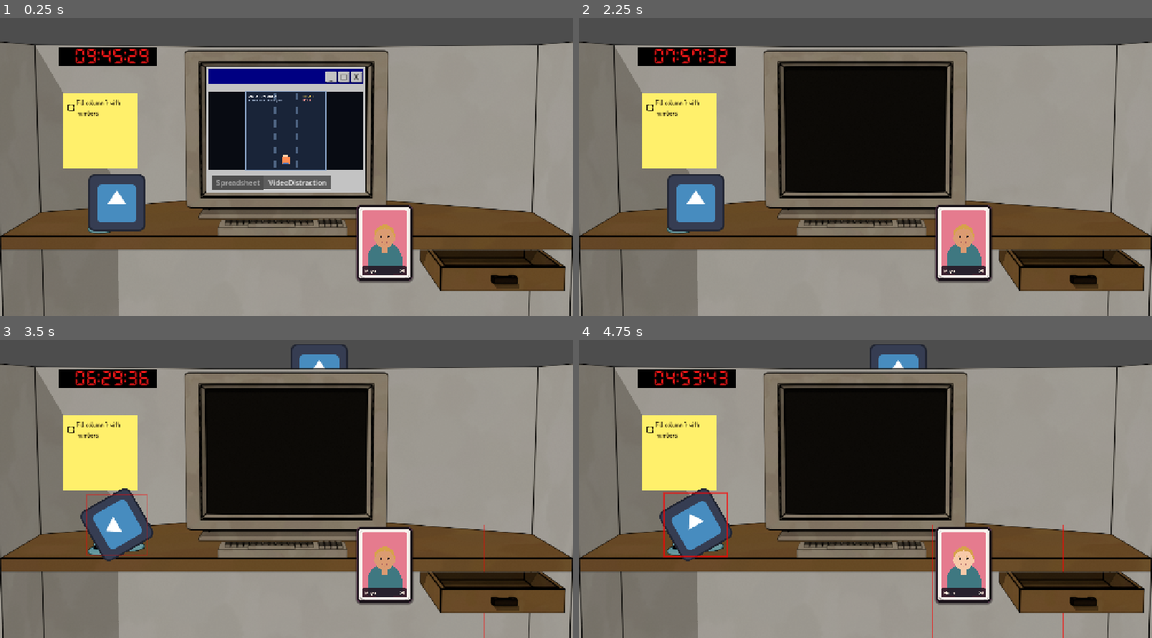
Above: before the commit, frames 1-4 (two rows, left to right).
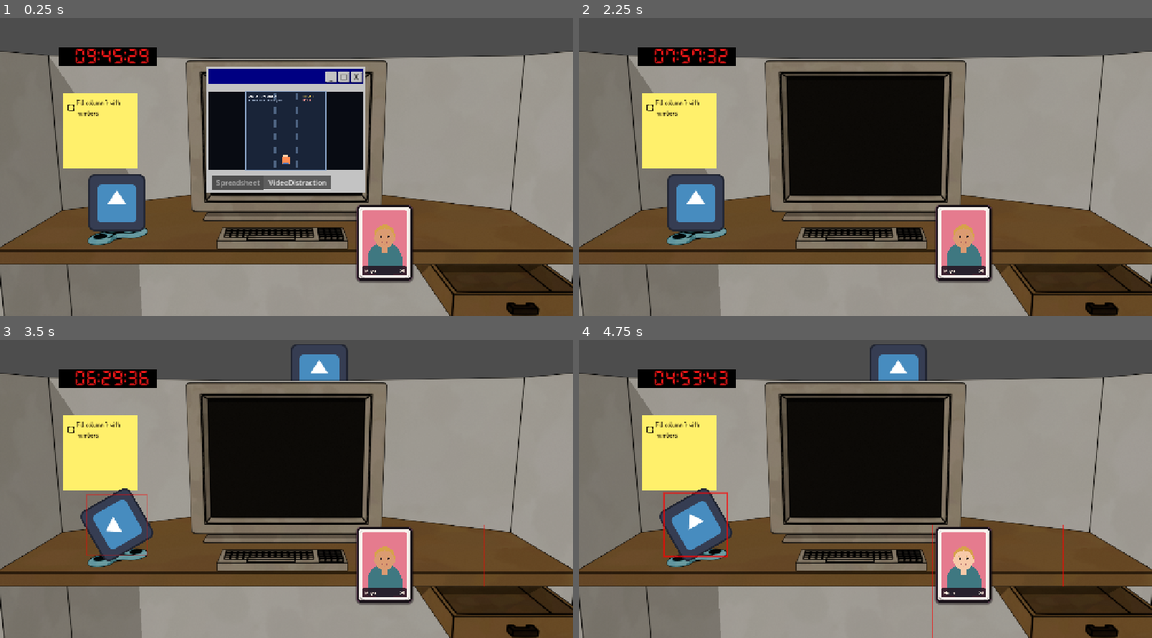
Above: after the commit, the same moments.

Repository: Jelleas/gmtk-2026
Game: Godot game, scene res://src/office/office.tscn
Same seed, same stepped clock (60 frames per second), same inputs: the game is played once before the commit and once after it. This scene is started directly instead of the project's main scene. The engine's default icon, where the game draws it, is replaced by a stand-in: a white triangle on a blue panel in a dark square.
Inputs (mouse positions are in pixels of both pictures, inside the frame that each line leads up to):
- Up to frame 1 (0.25 s): no input
- Up to frame 2 (2.25 s): click "_" at 0.5 s; click "□" at 1.25 s; click "X" at 2 s
- Up to frame 3 (3.5 s): tap Enter at 2.75 s; drag from (114, 524) to (343, 405) at 2.77 s
- Up to frame 4 (4.75 s): drag from (962, 563) to (693, 524) at 3.52 s; move the mouse to (922, 405) at 4.27 s; hold Right from 4.28 s (still down); tap 2 at 4.35 s

The runs differ from the first frame. In frame 1, 21% of the frame differs, in the area x 0-100%, y 7-100%; in frame 2, 22%; in frame 3, 22%; in frame 4, 22%.

Commit message:
change to 28mm focal length

Diff:
--- a/src/office/office_view.tscn
+++ b/src/office/office_view.tscn
@@ -1,106 +1,43 @@
 [gd_scene format=3 uid="uid://vfw2c4ylf0ob"]
 
-[ext_resource type="Texture2D" uid="uid://dcpjic2k3li7m" path="res://resources/images/cubicle.png" id="1_njq1x"]
-[ext_resource type="Texture2D" uid="uid://dxjnf4vokq43b" path="res://resources/images/desk.png" id="2_f2vto"]
-[ext_resource type="Texture2D" uid="uid://djq0b6sik4lfi" path="res://resources/images/screen_big.png" id="3_njq1x"]
-[ext_resource type="Texture2D" uid="uid://6id4kgplte8j" path="res://resources/images/drawer.png" id="4_4toum"]
-[ext_resource type="Texture2D" uid="uid://cgs3ql80lfoxx" path="res://resources/images/keyboard.png" id="5_f2vto"]
+[ext_resource type="Texture2D" uid="uid://ctonnthnl437k" path="res://resources/images/cubicle-28mm.png" id="1_4toum"]
+[ext_resource type="Texture2D" uid="uid://cj40lc5tqod7i" path="res://resources/images/desk-28mm.png" id="2_8664f"]
+[ext_resource type="Texture2D" uid="uid://bjhrtd4552dsc" path="res://resources/images/screen-28mm.png" id="3_lefqp"]
+[ext_resource type="Texture2D" uid="uid://cj3nogtr4c6c0" path="res://resources/images/drawer-28mm.png" id="4_ovhle"]
 [ext_resource type="Script" uid="uid://egprfxwnyopd" path="res://src/office/office_drawer.gd" id="6_drawer"]
-[ext_resource type="Texture2D" uid="uid://dqtrmve8qe6co" path="res://resources/images/fidget.png" id="7_4toum"]
+[ext_resource type="Texture2D" uid="uid://basl6ue72ljoi" path="res://resources/images/keyboard-28mm.png" id="6_via51"]
+[ext_resource type="Texture2D" uid="uid://d0hdtyhc8xyxn" path="res://resources/images/fidget-28mm.png" id="7_yhiwx"]
 
-[sub_resource type="AtlasTexture" id="AtlasTexture_8664f"]
-atlas = ExtResource("4_4toum")
+[sub_resource type="AtlasTexture" id="AtlasTexture_s6gf3"]
+atlas = ExtResource("4_ovhle")
 region = Rect2(0, 0, 1280, 720)
 
-[sub_resource type="AtlasTexture" id="AtlasTexture_lefqp"]
-atlas = ExtResource("4_4toum")
+[sub_resource type="AtlasTexture" id="AtlasTexture_eahjm"]
+atlas = ExtResource("4_ovhle")
 region = Rect2(1280, 0, 1280, 720)
 
-[sub_resource type="AtlasTexture" id="AtlasTexture_ovhle"]
-atlas = ExtResource("4_4toum")
+[sub_resource type="AtlasTexture" id="AtlasTexture_qo6pi"]
+atlas = ExtResource("4_ovhle")
 region = Rect2(2560, 0, 1280, 720)
 
-[sub_resource type="AtlasTexture" id="AtlasTexture_via51"]
-atlas = ExtResource("4_4toum")
+[sub_resource type="AtlasTexture" id="AtlasTexture_1erip"]
+atlas = ExtResource("4_ovhle")
 region = Rect2(3840, 0, 1280, 720)
 
-[sub_resource type="AtlasTexture" id="AtlasTexture_yhiwx"]
-atlas = ExtResource("4_4toum")
+[sub_resource type="AtlasTexture" id="AtlasTexture_jak34"]
+atlas = ExtResource("4_ovhle")
 region = Rect2(5120, 0, 1280, 720)
 
-[sub_resource type="AtlasTexture" id="AtlasTexture_s6gf3"]
-atlas = ExtResource("4_4toum")
+[sub_resource type="AtlasTexture" id="AtlasTexture_n1tl4"]
+atlas = ExtResource("4_ovhle")
 region = Rect2(6400, 0, 1280, 720)
 
 [sub_resource type="SpriteFrames" id="SpriteFrames_6y6ft"]
 animations = [{
 "frames": [{
 "duration": 1.0,
-"texture": SubResource("AtlasTexture_8664f")
+"texture": SubResource("AtlasTexture_s6gf3")
 }, {
-"duration": 1.0,
-"texture": SubResource("AtlasTexture_lefqp")
-}, {
-"duration": 1.0,
-"texture": SubResource("AtlasTexture_ovhle")
-}, {
-"duration": 1.0,
-"texture": SubResource("AtlasTexture_via51")
-}, {
-"duration": 1.0,
-"texture": SubResource("AtlasTexture_yhiwx")
-}, {
-"duration": 1.0,
-"texture": SubResource("AtlasTexture_s6gf3")
-}],
-"loop": 0,
-"name": &"default",
-"speed": 12.0
-}]
-
-[sub_resource type="AtlasTexture" id="AtlasTexture_eahjm"]
-atlas = ExtResource("7_4toum")
-region = Rect2(0, 0, 1280, 720)
-
-[sub_resource type="AtlasTexture" id="AtlasTexture_qo6pi"]
-atlas = ExtResource("7_4toum")
-region = Rect2(1280, 0, 1280, 720)
-
-[sub_resource type="AtlasTexture" id="AtlasTexture_1erip"]
-atlas = ExtResource("7_4toum")
-region = Rect2(2560, 0, 1280, 720)
-
-[sub_resource type="AtlasTexture" id="AtlasTexture_jak34"]
-atlas = ExtResource("7_4toum")
-region = Rect2(3840, 0, 1280, 720)
-
-[sub_resource type="AtlasTexture" id="AtlasTexture_n1tl4"]
-atlas = ExtResource("7_4toum")
-region = Rect2(5120, 0, 1280, 720)
-
-[sub_resource type="AtlasTexture" id="AtlasTexture_vwhb2"]
-atlas = ExtResource("7_4toum")
-region = Rect2(6400, 0, 1280, 720)
-
-[sub_resource type="AtlasTexture" id="AtlasTexture_36bkk"]
-atlas = ExtResource("7_4toum")
-region = Rect2(7680, 0, 1280, 720)
-
-[sub_resource type="AtlasTexture" id="AtlasTexture_3q6gu"]
-atlas = ExtResource("7_4toum")
-region = Rect2(8960, 0, 1280, 720)
-
-[sub_resource type="AtlasTexture" id="AtlasTexture_l01pw"]
-atlas = ExtResource("7_4toum")
-region = Rect2(10240, 0, 1280, 720)
-
-[sub_resource type="AtlasTexture" id="AtlasTexture_3iah4"]
-atlas = ExtResource("7_4toum")
-region = Rect2(11520, 0, 1280, 720)
-
-[sub_resource type="SpriteFrames" id="SpriteFrames_t56j7"]
-animations = [{
-"frames": [{
 "duration": 1.0,
 "texture": SubResource("AtlasTexture_eahjm")
 }, {
@@ -115,7 +52,55 @@
 }, {
 "duration": 1.0,
 "texture": SubResource("AtlasTexture_n1tl4")
-}, {
+}],
+"loop": 0,
+"name": &"default",
+"speed": 12.0
+}]
+
+[sub_resource type="AtlasTexture" id="AtlasTexture_vwhb2"]
+atlas = ExtResource("7_yhiwx")
+region = Rect2(0, 0, 1280, 720)
+
+[sub_resource type="AtlasTexture" id="AtlasTexture_36bkk"]
+atlas = ExtResource("7_yhiwx")
+region = Rect2(1280, 0, 1280, 720)
+
+[sub_resource type="AtlasTexture" id="AtlasTexture_3q6gu"]
+atlas = ExtResource("7_yhiwx")
+region = Rect2(2560, 0, 1280, 720)
+
+[sub_resource type="AtlasTexture" id="AtlasTexture_l01pw"]
+atlas = ExtResource("7_yhiwx")
+region = Rect2(3840, 0, 1280, 720)
+
+[sub_resource type="AtlasTexture" id="AtlasTexture_3iah4"]
+atlas = ExtResource("7_yhiwx")
+region = Rect2(5120, 0, 1280, 720)
+
+[sub_resource type="AtlasTexture" id="AtlasTexture_v7qbc"]
+atlas = ExtResource("7_yhiwx")
+region = Rect2(6400, 0, 1280, 720)
+
+[sub_resource type="AtlasTexture" id="AtlasTexture_07fgq"]
+atlas = ExtResource("7_yhiwx")
+region = Rect2(7680, 0, 1280, 720)
+
+[sub_resource type="AtlasTexture" id="AtlasTexture_pp0gs"]
+atlas = ExtResource("7_yhiwx")
+region = Rect2(8960, 0, 1280, 720)
+
+[sub_resource type="AtlasTexture" id="AtlasTexture_8db23"]
+atlas = ExtResource("7_yhiwx")
+region = Rect2(10240, 0, 1280, 720)
+
+[sub_resource type="AtlasTexture" id="AtlasTexture_vssog"]
+atlas = ExtResource("7_yhiwx")
+region = Rect2(11520, 0, 1280, 720)
+
+[sub_resource type="SpriteFrames" id="SpriteFrames_t56j7"]
+animations = [{
+"frames": [{
 "duration": 1.0,
 "texture": SubResource("AtlasTexture_vwhb2")
 }, {
@@ -130,6 +115,21 @@
 }, {
 "duration": 1.0,
 "texture": SubResource("AtlasTexture_3iah4")
+}, {
+"duration": 1.0,
+"texture": SubResource("AtlasTexture_v7qbc")
+}, {
+"duration": 1.0,
+"texture": SubResource("AtlasTexture_07fgq")
+}, {
+"duration": 1.0,
+"texture": SubResource("AtlasTexture_pp0gs")
+}, {
+"duration": 1.0,
+"texture": SubResource("AtlasTexture_8db23")
+}, {
+"duration": 1.0,
+"texture": SubResource("AtlasTexture_vssog")
 }],
 "loop": 1,
 "name": &"default",
@@ -139,20 +139,22 @@
 [node name="OfficeView" type="Node2D" unique_id=1646300841]
 
 [node name="Cubicle" type="Sprite2D" parent="." unique_id=1034416873]
-texture = ExtResource("1_njq1x")
+texture = ExtResource("1_4toum")
 offset = Vector2(640, 360)
 
 [node name="Desk" type="Sprite2D" parent="." unique_id=1318655799]
-texture = ExtResource("2_f2vto")
+texture = ExtResource("2_8664f")
 offset = Vector2(640, 360)
 
 [node name="Screen" type="Sprite2D" parent="." unique_id=719139971]
-texture = ExtResource("3_njq1x")
+texture = ExtResource("3_lefqp")
 offset = Vector2(640, 360)
 
 [node name="Drawer" type="AnimatedSprite2D" parent="." unique_id=558066374]
 z_index = 1
 sprite_frames = SubResource("SpriteFrames_6y6ft")
+frame = 5
+frame_progress = 1.0
 offset = Vector2(640, 360)
 script = ExtResource("6_drawer")
 
@@ -166,9 +168,10 @@
 mouse_default_cursor_shape = 2
 
 [node name="Keyboard" type="Sprite2D" parent="." unique_id=1051419264]
-texture = ExtResource("5_f2vto")
+texture = ExtResource("6_via51")
 offset = Vector2(640, 360)
 
 [node name="Fidget" type="AnimatedSprite2D" parent="." unique_id=221468437]
 sprite_frames = SubResource("SpriteFrames_t56j7")
+frame_progress = 0.055528905
 offset = Vector2(640, 360)
Binary file added: resources/images/cubicle-28mm.png
Not shown, added: resources/images/cubicle-28mm.png.import
Binary file added: resources/images/desk-28mm.png
Not shown, added: resources/images/desk-28mm.png.import
Binary file added: resources/images/drawer-28mm.png
Not shown, added: resources/images/drawer-28mm.png.import
Binary file added: resources/images/fidget-28mm.png
Not shown, added: resources/images/fidget-28mm.png.import
Binary file added: resources/images/keyboard-28mm.png
Not shown, added: resources/images/keyboard-28mm.png.import
Binary file added: resources/images/screen-28mm.png
Not shown, added: resources/images/screen-28mm.png.import
